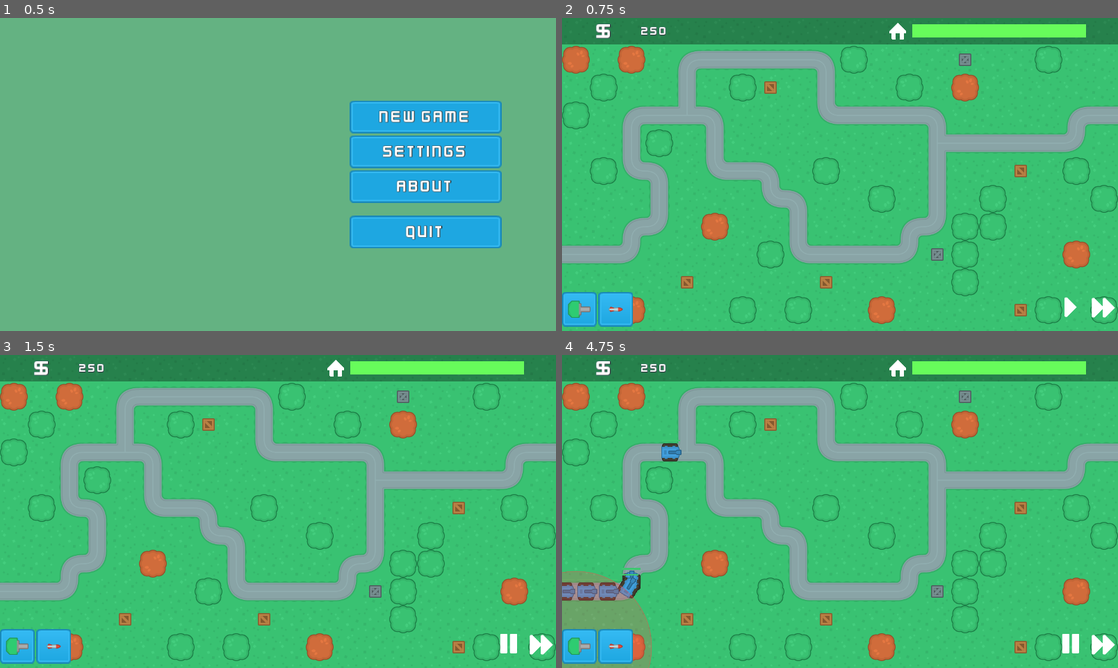
Above: before the commit, frames 1-4 (two rows, left to right).
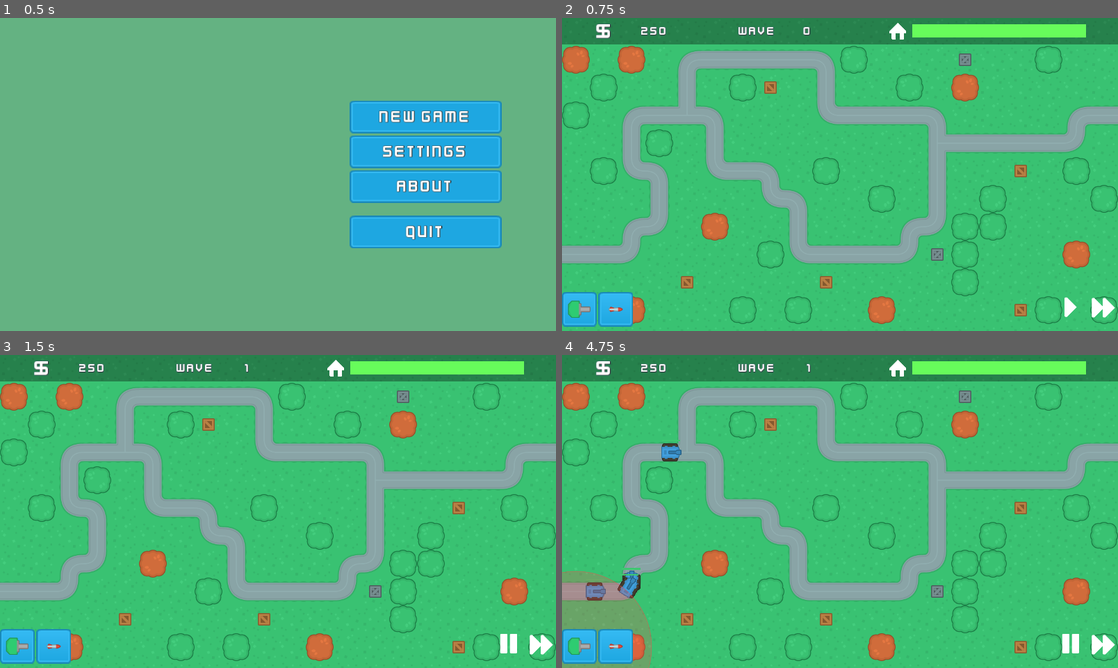
Above: after the commit, the same moments.

Repository: probitie/towerdefence
Game: Godot game, scene res://SceneHandler.tscn
The game is run twice, just before and just after one commit, with the same random seed, the same clock (stepped at 60 frames per second) and the same inputs.
Inputs (mouse positions are in pixels of both pictures, inside the frame that each line leads up to):
- Up to frame 1 (0.5 s): no input
- Up to frame 2 (0.75 s): click "New Game" at 0.5 s
- Up to frame 3 (1.5 s): click (505, 642) at 1.25 s
- Up to frame 4 (4.75 s): click (578, 646) at 2 s; click (617, 646) at 2.75 s; click (1101, 642) at 3.5 s; click (578, 646) at 4.25 s

Frame 1 is identical in both runs. In frame 2, 0.1% of the frame differs, in the area x 31-45%, y 2-6%; in frame 3, 0.1%; in frame 4, 0.6%, in the area x 0-45%, y 2-79%.

Commit message:
waves but with bugs

Diff:
--- a/scenes/enemies/BlueTank.gd
+++ b/scenes/enemies/BlueTank.gd
@@ -1,7 +1,7 @@
 extends PathFollow2D
 
 signal base_damage(damage)
-signal earned(money)
+signal kill(money)
 
 var speed = 150
 var hp = 100
@@ -51,4 +51,4 @@
 	$KinematicBody2D.queue_free()  # delete kinematicbody so turret will not fire it again
 	yield(get_tree().create_timer(0.2), "timeout")
 	self.queue_free() # delete tank after a delay to allow impact animation finish playing
-	emit_signal("earned", reward)
+	emit_signal("kill", reward)
--- a/scenes/main/GameScene.gd
+++ b/scenes/main/GameScene.gd
@@ -11,6 +11,9 @@
 
 var current_wave = 0
 var enemies_in_wave = 0
+
+
+var enemies_left = 0
 
 var base_health = 100
 var start_money = 250
@@ -37,15 +40,17 @@
 ## Wave functions
 ##
 func start_next_wave():
+	current_wave += 1
+	$UI.set_wave(current_wave)
 	var wave_data = retrieve_wave_data()
 	yield(get_tree().create_timer(0.2), "timeout")
+	enemies_left = len(wave_data)
 	spawn_enemies()
 
 func retrieve_wave_data():
 	var wave_data = [["BlueTank", 3.0], ["BlueTank", 0.1]]
-	for i in range(10):
-		wave_data.append(["BlueTank", 0.3])
-	current_wave += 1
+	for i in range(current_wave*2):
+		wave_data.append(["BlueTank", 0.5])
 	enemies_in_wave = wave_data.size()
 	return wave_data
 
@@ -54,7 +59,7 @@
 	for i in wave_data:
 		var new_enemy = load("res://scenes/enemies/" + i[0] + ".tscn").instance()
 		new_enemy.connect("base_damage", self, "on_base_damage")
-		new_enemy.connect("earned", self, "on_earning")
+		new_enemy.connect("kill", self, "on_killing_enemy")
 		map_node.get_node("Path").add_child(new_enemy, true)
 		yield(get_tree().create_timer(i[1]), "timeout")
 
@@ -108,5 +113,8 @@
 		map_node.get_node("Turrets").add_child(new_tower, true)
 		map_node.get_node("TowerExclusion").set_cellv(build_tile, 6)
 
-func on_earning(money):
+func on_killing_enemy(money):
 	$UI.earn(money)
+	enemies_left -= 1
+	if enemies_left <= 0:
+		start_next_wave()
--- a/scenes/main/GameScene.tscn
+++ b/scenes/main/GameScene.tscn
@@ -143,6 +143,37 @@
 align = 2
 valign = 1
 
+[node name="Control2" type="Control" parent="UI/HUD/InfoBar/H"]
+margin_left = 248.0
+margin_right = 368.0
+margin_bottom = 60.0
+rect_min_size = Vector2( 120, 0 )
+
+[node name="WaveLabel" type="Label" parent="UI/HUD/InfoBar/H"]
+margin_left = 372.0
+margin_right = 492.0
+margin_bottom = 60.0
+rect_min_size = Vector2( 120, 60 )
+size_flags_horizontal = 2
+size_flags_vertical = 0
+custom_colors/font_color_shadow = Color( 0.168627, 0.168627, 0.168627, 1 )
+custom_fonts/font = ExtResource( 10 )
+text = "wave"
+align = 2
+valign = 1
+
+[node name="WaveNumber" type="Label" parent="UI/HUD/InfoBar/H"]
+margin_left = 516.0
+margin_right = 576.0
+margin_bottom = 60.0
+rect_min_size = Vector2( 60, 60 )
+size_flags_horizontal = 2
+custom_colors/font_color_shadow = Color( 0.168627, 0.168627, 0.168627, 1 )
+custom_fonts/font = ExtResource( 10 )
+text = "0"
+align = 2
+valign = 1
+
 [node name="Icon" type="TextureRect" parent="UI/HUD/InfoBar/H"]
 margin_left = 742.0
 margin_right = 802.0
--- a/scenes/main/UI.gd
+++ b/scenes/main/UI.gd
@@ -47,7 +47,6 @@
 	if get_tree().is_paused():
 		get_tree().paused = false
 	elif get_parent().current_wave == 0:
-		get_parent().current_wave += 1
 		get_parent().start_next_wave()
 	else:
 		get_tree().paused = true
@@ -92,3 +91,6 @@
 
 func _update_money_label():
 	$HUD/InfoBar/H/Money.text = str(money)
+
+func set_wave(value):
+	$HUD/InfoBar/H/WaveNumber.text = str(value)
